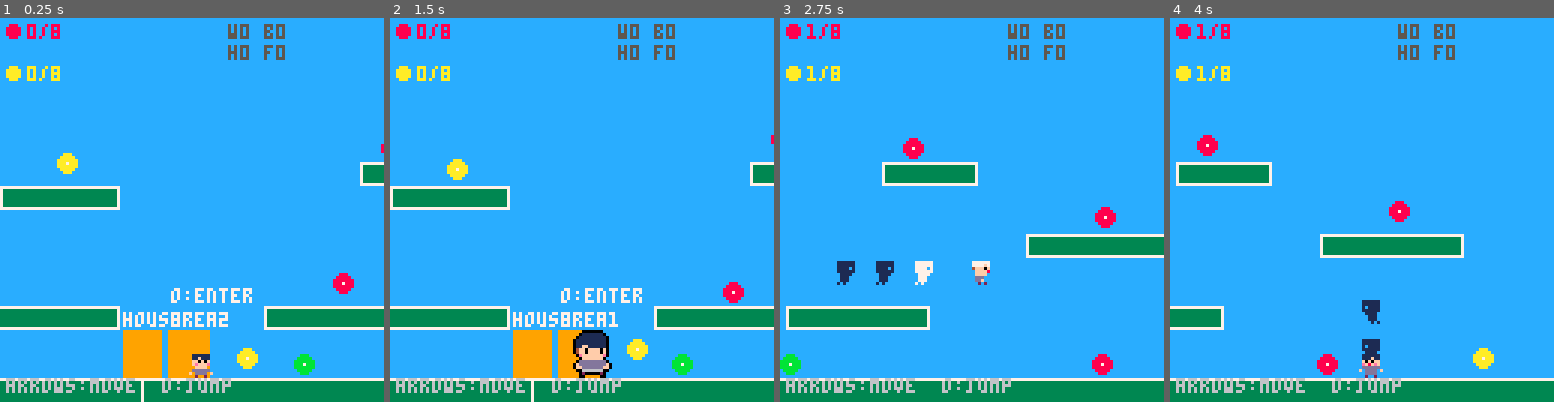
Above: before the commit, frames 1-4 (left to right).
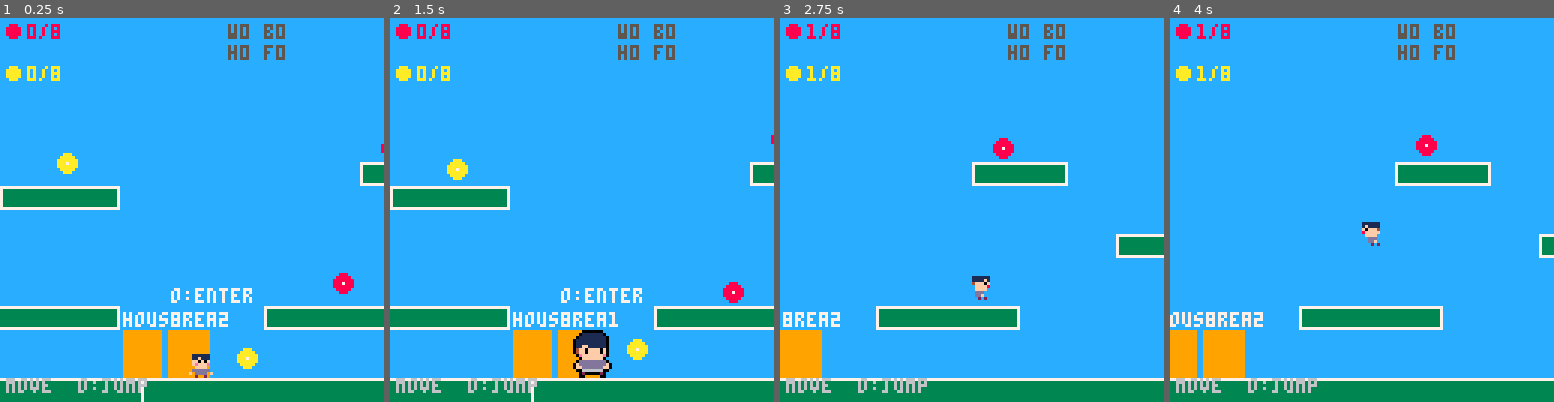
Above: after the commit, the same moments.

Repository: adelacrooz/game1-family-adventure
Game: PICO-8 cartridge game1.p8
Two runs of this game, one before a commit and one after it. Both use one fixed random seed, a clock stepped at 60 frames per second and the inputs below.
Inputs:
- Up to frame 1 (0.25 s): no input
- Up to frame 2 (1.5 s): tap X (X key) at 0.33, 1.07 s; tap O (Z key) at 0.7 s
- Up to frame 3 (2.75 s): hold Right 1.6-2.1 s; tap O (Z key) at 1.7, 2.1, 2.5 s; tap X (X key) at 1.85 s; hold Up 2.15-2.42 s; hold Right from 2.47 s (still down)
- Up to frame 4 (4 s): tap O (Z key) at 2.9, 3.3, 3.7 s; tap X (X key) at 2.97 s; release Right at 3.03 s; hold Left 3.08-3.58 s; hold Down 3.63-3.97 s

The runs differ from the first frame. In frame 1, 1.1% of the frame differs, in the area x 2-83%, y 87-98%; in frame 2, 1.1%; in frame 3, 12%; in frame 4, 14%, in the area x 0-100%, y 30-98%.

Commit message:
Add movement upgrade system with three challenges
All advanced movement mechanics now start locked and must be earned:

- Running (hold X) — beat the "kid" NPC in a trail race; sprint is
  temporarily enabled during the race so the player discovers the
  mechanic, wins by reaching x=480 first, loses if the NPC arrives
  first (retry by talking to the NPC at the finish)

- Dash (air + ground double-tap) — rescue the beetle pinned under a
  fallen log near x=680; talk, get the dialogue, beetle teaches
  dash and then becomes a normal catchable critter

- Wall jump — rescue the frog stuck at the bottom of the pit
  (x=620–692, 260 px deep); frog teaches wall-jump via dialogue,
  upgrade unlocks, frog moves to its normal zone and is catchable

Implementation details:
- upgrades table {run, dash, wall_jump} saved to dset slots 40-42
- beetle_rescued / frog_rescued flags saved to dset slots 44-45
- init_critters() skips beetle/frog until rescued
- Sprint gated behind upgrades.run (allowed during active race too)
- Slide dash, air dash, double-tap dashes gated behind upgrades.dash
- Wall jump gated behind upgrades.wall_jump
- Outdoor dlg_open now pauses movement (same as indoor)
- draw_world_bg renders race NPC, log+beetle, pit frog
- Upgrade unlock flash (3s) + countdown display during race
- Bottom HUD hint updates to list earned abilities

https://claude.ai/code/session_01YQ8E7Vga6q5EBfgdxeBXjX

Diff:
--- a/game1.p8
+++ b/game1.p8
@@ -76,6 +76,25 @@
 x_tap_timer=0
 left_tap_timer=0
 right_tap_timer=0
+
+-- movement upgrades (unlocked via challenges, dset 40-42)
+upgrades={run=false,dash=false,wall_jump=false}
+
+-- trail race npc (outdoor)
+race_npc={npc_x=150,y=112,state="idle",timer=0}
+-- "idle"|"ready"|"racing"|"loss"|"win"
+
+-- rescue states (dset 44-45)
+beetle_rescued=false
+frog_rescued=false
+
+-- near-upgrade interaction flags (set each frame in update_outdoor)
+near_racer=false
+near_stuck_beetle=false
+near_pit_frog=false
+
+-- upgrade unlock flash {msg, t=frames remaining}
+upgrade_flash={msg="",t=0}
 
 -- outdoor physics constants
 gravity=0.35
@@ -289,6 +308,15 @@
   return {"hi sweetie!","have you tried","the piano?"}
  elseif who=="bro" then
   return {"wanna play outside?","i saw a frog","at the lake!"}
+ elseif who=="racer" then
+  if race_npc.state=="loss" then
+   return {"so close!","hold x to run","faster. try again?"}
+  end
+  return {"hey! race me to","the big tree!","first one there wins!"}
+ elseif who=="pit_frog" then
+  return {"croak! i'm stuck!","push off the walls","then press o!","(wall jump unlocked!)"}
+ elseif who=="beetle" then
+  return {"a log fell on me!","you saved me! thanks","double-tap a direction","to dash!"}
  end
  return {"..."}
 end
@@ -316,6 +344,30 @@
    tasks.fish=2
    dset(30,2)
   end
+ elseif dlg_who=="racer" then
+  if race_npc.state=="idle" or race_npc.state=="loss" then
+   race_npc.npc_x=150
+   race_npc.state="ready"
+   race_npc.timer=45
+  end
+ elseif dlg_who=="pit_frog" then
+  if not frog_rescued then
+   upgrades.wall_jump=true
+   dset(42,1)
+   frog_rescued=true
+   dset(45,1)
+   upgrade_flash={msg="wall jump!\no near wall",t=180}
+   init_critters()
+  end
+ elseif dlg_who=="beetle" then
+  if not beetle_rescued then
+   upgrades.dash=true
+   dset(41,1)
+   beetle_rescued=true
+   dset(44,1)
+   upgrade_flash={msg="dash unlocked!\ntap dir twice",t=180}
+   init_critters()
+  end
  end
 end
 
@@ -335,8 +387,13 @@
  rect(4,88,123,122,7)
  -- npc name (colored)
  local ncol=7
- for n in all(npcs) do
-  if n.name==dlg_who then ncol=n.col break end
+ local xcols={racer=14,pit_frog=11,beetle=3}
+ if xcols[dlg_who] then
+  ncol=xcols[dlg_who]
+ else
+  for n in all(npcs) do
+   if n.name==dlg_who then ncol=n.col break end
+  end
  end
  print(dlg_who..":",8,91,ncol)
  -- current line
@@ -471,7 +528,10 @@
 function init_critters()
  critters={}
  for cd in all(critter_defs) do
-  if not caught[cd.typ] then
+  local skip=
+   (cd.typ=="beetle" and not beetle_rescued) or
+   (cd.typ=="frog"   and not frog_rescued)
+  if not caught[cd.typ] and not skip then
    add(critters,{
     x=cd.x,y=cd.y,typ=cd.typ,fly=cd.fly,
     zx1=cd.zx1,zx2=cd.zx2,zy1=cd.zy1,zy2=cd.zy2,
@@ -687,6 +747,11 @@
  cartdata("game1_save")
  init_notes()
  tasks.fish=dget(30)
+ upgrades.run=dget(40)==1
+ upgrades.dash=dget(41)==1
+ upgrades.wall_jump=dget(42)==1
+ beetle_rescued=dget(44)==1
+ frog_rescued=dget(45)==1
  for i,t in ipairs(critter_types) do
   caught[t]=dget(critter_slot[t])==1
  end
@@ -810,6 +875,14 @@
  note_t+=1
  if res_flash>0 then res_flash-=1 end
 
+ -- pause movement during outdoor dialogue
+ if dlg_open then
+  update_dlg()
+  prev_o=btn(4) prev_x=btn(5)
+  prev_left=btn(0) prev_right=btn(1)
+  return
+ end
+
  -- find near critter
  near_critter=nil
  for c in all(critters) do
@@ -831,6 +904,31 @@
  for d in all(outdoor_doors[scene]) do
   if rect_overlap(p.x,p.y,p.w,p.h,d.x,d.y,d.w,d.h) then
    near_portal=d break
+  end
+ end
+
+ -- near upgrade interaction flags
+ near_racer=not upgrades.run
+  and (race_npc.state=="idle" or race_npc.state=="loss")
+  and rect_overlap(p.x,p.y,p.w,p.h,race_npc.npc_x-4,race_npc.y-4,14,14)
+ near_stuck_beetle=not beetle_rescued and not caught.beetle
+  and rect_overlap(p.x,p.y,p.w,p.h,676,108,14,14)
+ near_pit_frog=not frog_rescued and not caught.frog
+  and rect_overlap(p.x,p.y,p.w,p.h,648,368,14,14)
+
+ -- race NPC update
+ if race_npc.state=="ready" then
+  race_npc.timer-=1
+  if race_npc.timer<=0 then race_npc.state="racing" end
+ elseif race_npc.state=="racing" then
+  race_npc.npc_x+=2.4
+  if p.x>=480 and race_npc.npc_x<480 then
+   race_npc.state="win"
+   upgrades.run=true
+   dset(40,1)
+   upgrade_flash={msg="running unlocked!\nhold x to sprint!",t=180}
+  elseif race_npc.npc_x>=480 then
+   race_npc.state="loss"
   end
  end
 
@@ -865,7 +963,9 @@
    end
   end
  else
-  if p.on_ground then p.air_sprint=btn(5) end
+  if p.on_ground and (upgrades.run or race_npc.state=="racing") then
+   p.air_sprint=btn(5)
+  end
   local spd=p.air_sprint and move_speed*1.7 or move_speed
   local sprint_spd=move_speed*1.7
   if btn(0) then
@@ -894,6 +994,12 @@
   if near_portal then
    goto_scene(near_portal.dest)
    return
+  elseif near_racer then
+   open_dlg("racer")
+  elseif near_pit_frog then
+   open_dlg("pit_frog")
+  elseif near_stuck_beetle then
+   open_dlg("beetle")
   elseif near_critter and inv.net>0 then
    caught[near_critter.typ]=true
    dset(critter_slot[near_critter.typ],1)
@@ -903,7 +1009,7 @@
    inv[near_node.typ]+=1
    last_gathered=near_node.typ
    res_flash=30
-  elseif p.on_ground and btn(3) then
+  elseif upgrades.dash and p.on_ground and btn(3) then
    -- slide dash: hold down + O (down-left/right also ok)
    local dx=btn(0) and -1 or (btn(1) and 1 or p.facing)
    dash_dvx=dx*dash_spd
@@ -916,7 +1022,7 @@
    dash_timer=dash_frames
    dash_is_ground=true
    is_slide_dash=true
-  elseif not p.on_ground and wall_timer>0 then
+  elseif upgrades.wall_jump and not p.on_ground and wall_timer>0 then
    -- wall jump: kick away from wall (hold X for extra horizontal kick)
    local wj_boost=btn(5) and 1.4 or 1.0
    p.vx=-wall_dir*wall_jump_spd*wj_boost
@@ -926,7 +1032,7 @@
    coyote_timer=0
    jump_buffer=0
    sfx(0)
-  elseif not p.on_ground and p.can_dash then
+  elseif upgrades.dash and not p.on_ground and p.can_dash then
    -- air dash: press o while airborne (once per jump)
    local dx=0
    if btn(0) then dx=-1 elseif btn(1) then dx=1 end
@@ -975,7 +1081,7 @@
  local x_press=btn(5) and not prev_x
  if x_tap_timer>0 then x_tap_timer-=1 end
  if x_press then
-  if x_tap_timer>0 and p.on_ground then
+  if upgrades.dash and x_tap_timer>0 and p.on_ground then
    x_tap_timer=0
    local dx=0
    if btn(0) then dx=-1 elseif btn(1) then dx=1 end
@@ -999,7 +1105,7 @@
  if left_tap_timer>0 then left_tap_timer-=1 end
  if right_tap_timer>0 then right_tap_timer-=1 end
  if left_press then
-  if left_tap_timer>0 and p.on_ground and dash_timer==0 then
+  if upgrades.dash and left_tap_timer>0 and p.on_ground and dash_timer==0 then
    left_tap_timer=0
    dash_dvx=-dash_spd dash_dvy=0
    dash_spr=scene=="outdoor" and 53 or 26
@@ -1008,7 +1114,7 @@
   else left_tap_timer=double_tap_frames end
  end
  if right_press then
-  if right_tap_timer>0 and p.on_ground and dash_timer==0 then
+  if upgrades.dash and right_tap_timer>0 and p.on_ground and dash_timer==0 then
    right_tap_timer=0
    dash_dvx=dash_spd dash_dvy=0
    dash_spr=scene=="outdoor" and 53 or 26
@@ -1124,6 +1230,29 @@
   rect(pl[1],pl[2],pl[1]+pl[3]-1,pl[2]+pl[4]-1,7)
  end
  draw_critters()
+ -- race npc (hidden once running is unlocked)
+ if not upgrades.run then
+  local rx=race_npc.npc_x
+  circfill(rx+3,race_npc.y+3,4,14)
+  pset(rx+3,race_npc.y+3,7)
+  if race_npc.state=="idle" or race_npc.state=="loss" then
+   print("kid",rx-1,race_npc.y-7,7)
+  end
+  if race_npc.state~="idle" then
+   line(480,108,480,120,10) -- finish line
+  end
+ end
+ -- stuck beetle (before rescue; shows log over it)
+ if not beetle_rescued and not caught.beetle then
+  rectfill(673,109,693,113,4)
+  circfill(683,115,3,critter_col.beetle)
+  pset(683,115,7)
+ end
+ -- pit frog (stuck at bottom until rescued)
+ if not frog_rescued and not caught.frog then
+  circfill(658,375,3,critter_col.frog)
+  pset(658,375,7)
+ end
  -- resource nodes
  for rn in all(res_nodes) do
   circfill(rn.x+3,rn.y+3,5,rn.col)
@@ -1181,6 +1310,14 @@
  end
  draw_player()
 
+ -- upgrade interaction prompts (world space)
+ if near_racer then
+  local msg=race_npc.state=="loss" and "o:retry" or "o:race!"
+  print(msg,race_npc.npc_x-4,race_npc.y-14,10)
+ end
+ if near_stuck_beetle then print("o:help!",672,100,10) end
+ if near_pit_frog then print("o:talk",648,360,10) end
+
  -- prompts (world space)
  if near_critter then
   if inv.net>0 then
@@ -1194,6 +1331,20 @@
  end
 
  camera()
+ -- race countdown / go! overlay
+ if race_npc.state=="ready" then
+  local n=race_npc.timer>30 and "3" or race_npc.timer>15 and "2" or "1"
+  print(n,61,54,10)
+ elseif race_npc.state=="racing" then
+  print("go!",57,54,7)
+ end
+ -- upgrade unlock flash
+ if upgrade_flash.t>0 then
+  upgrade_flash.t-=1
+  rectfill(14,54,113,72,0)
+  rect(14,54,113,72,10)
+  print(upgrade_flash.msg,18,58,10)
+ end
  -- note HUD
  circfill(4,4,2,8)  print(inv_notes.r.."/8",9, 2,8)
  circfill(4,11,2,12) print(inv_notes.b.."/8",9, 9,12)
@@ -1205,7 +1356,11 @@
   print("w"..inv.wood.." b"..inv.berries,76,2,5)
   print("h"..inv.herbs.." f"..inv.fish,76,9,5)
  end
- print("arrows:move  o:jump",2,120,6)
+ local hint="move  o:jump"
+ if upgrades.run then hint=hint.."  x:run" end
+ if upgrades.dash then hint=hint.."  xx:dash" end
+ if upgrades.wall_jump then hint=hint.."  wj" end
+ print(hint,2,120,6)
 end
 
 function draw_indoor()
